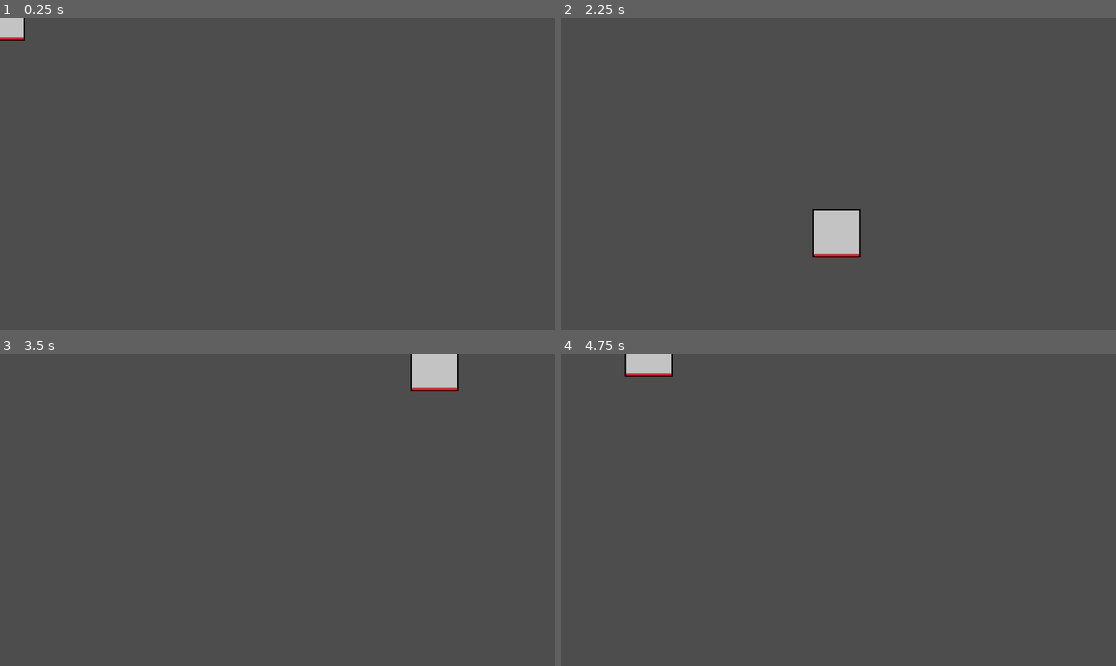
Above: before the commit, frames 1-4 (two rows, left to right).
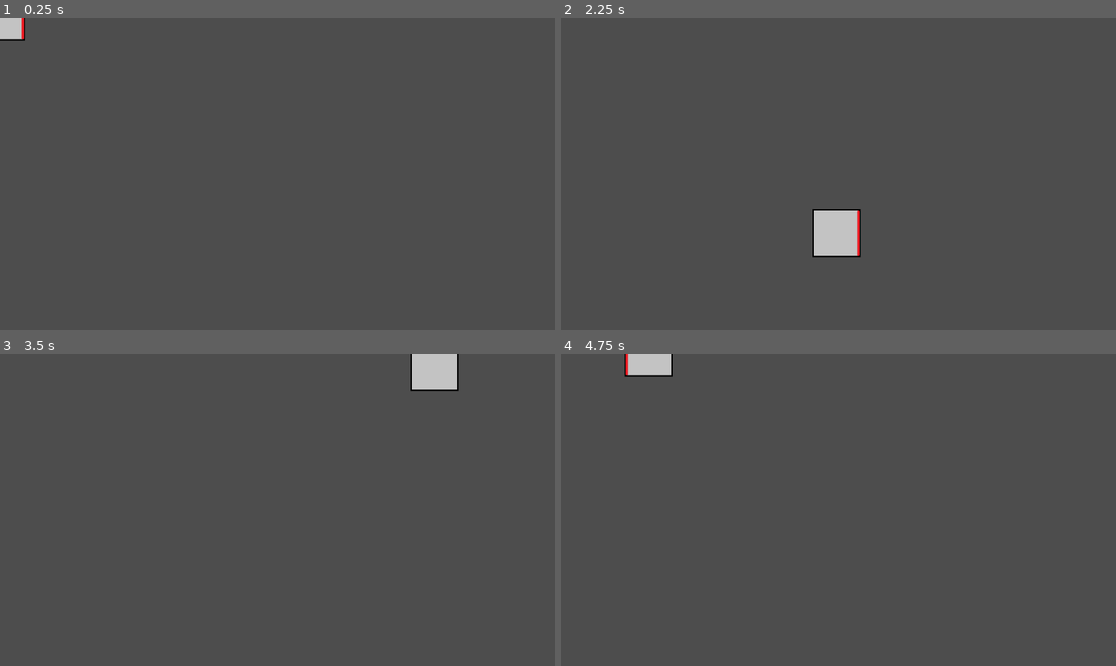
Above: after the commit, the same moments.

Repository: borrowedtime1/shapes-jam-3
Game: Godot game, scene res://shapes_game.tscn
Two runs of this game, one before a commit and one after it. Both use one fixed random seed, a clock stepped at 60 frames per second and the inputs below.
Inputs:
- Up to frame 1 (0.25 s): no input
- Up to frame 2 (2.25 s): tap Enter at 0.5 s; hold D (move_right) 0.53-1.28 s; hold S (move_down) 1.28-2.03 s; hold D (move_right) from 2.03 s (still down)
- Up to frame 3 (3.5 s): release D (move_right) at 2.78 s; hold W (move_up) from 2.78 s (still down)
- Up to frame 4 (4.75 s): release W (move_up) at 3.53 s; hold A (move_left) from 3.53 s (still down)

The runs differ from the first frame. In frame 1, less than 0.1% of the frame differs, in the area x 0-5%, y 0-7%; in frame 2, 0.1%, in the area x 45-54%, y 61-77%; in frame 3, less than 0.1%; in frame 4, 0.1%.

Commit message:
player rotates in moving direction

Diff:
--- a/characters/player_square/player_square.tscn
+++ b/characters/player_square/player_square.tscn
@@ -1,8 +1,10 @@
-[gd_scene load_steps=2 format=3 uid="uid://j2pk1x7kac1x"]
+[gd_scene load_steps=3 format=3 uid="uid://j2pk1x7kac1x"]
 
-[ext_resource type="Texture2D" uid="uid://bs0a1x28fqg1k" path="res://characters/player/player_square.png" id="1_05yki"]
+[ext_resource type="Texture2D" uid="uid://bs0a1x28fqg1k" path="res://characters/player_square/player_square.png" id="1_05yki"]
+[ext_resource type="Script" path="res://characters/player_square/player_square.gd" id="1_28iqm"]
 
 [node name="PlayerSquare" type="Node2D"]
+script = ExtResource("1_28iqm")
 
 [node name="PlayerSquare" type="Sprite2D" parent="."]
 texture = ExtResource("1_05yki")
--- a/player.gd
+++ b/player.gd
@@ -5,5 +5,6 @@
 
 	#Movement (600 Pixels * Tick)
 	var direction = Input.get_vector("move_left", "move_right", "move_up", "move_down")
+	rotation = direction.angle()
 	velocity = direction * 600
 	move_and_slide()
--- a/shapes_game.tscn
+++ b/shapes_game.tscn
@@ -1,6 +1,6 @@
 [gd_scene load_steps=2 format=3 uid="uid://pmi0nbd5n812"]
 
-[ext_resource type="PackedScene" uid="uid://cm5dj06y2fc16" path="res://characters/player/player.tscn" id="1_t7qch"]
+[ext_resource type="PackedScene" uid="uid://cm5dj06y2fc16" path="res://player.tscn" id="1_t7qch"]
 
 [node name="Game" type="Node2D"]
 
Binary file changed: characters/player_square/player_square.png
